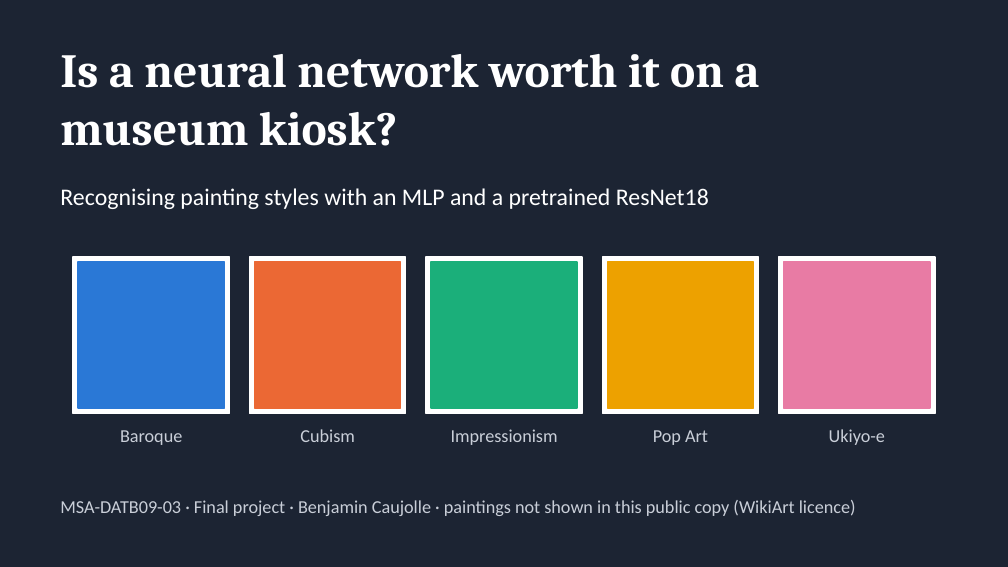
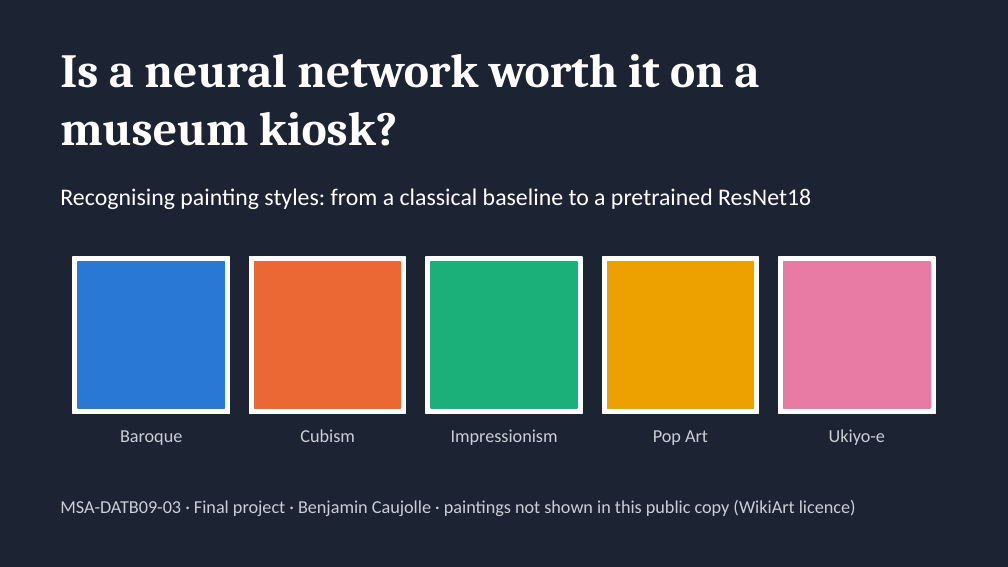
Before and after one commit to BenjaminAHS/neural-network-project, a slide deck: slide 1 of docs/museum_guide_presentation.pptx. Drawn at 1008x567 pixels with LibreOffice and Linux fonts; fonts in the diff are those of the drawing. Boxes give left, top, right and bottom in pixels: in the first picture for what was removed or moved away, otherwise in the second. Text is boxed around its words. In the diff, an @@ line names an element or a change of style, - is before the commit and + after.

```diff
--- a/docs/museum_guide_presentation.pptx
+++ b/docs/museum_guide_presentation.pptx
@@ text at [60,188,811,209]: text changed @@
-Recognising painting styles with an MLP and a pretrained ResNet18
+Recognising painting styles: from a classical baseline to a pretrained ResNet18
```
Also in this commit, not shown: 15 other slides changed, 3 slides added, 14 other files.
